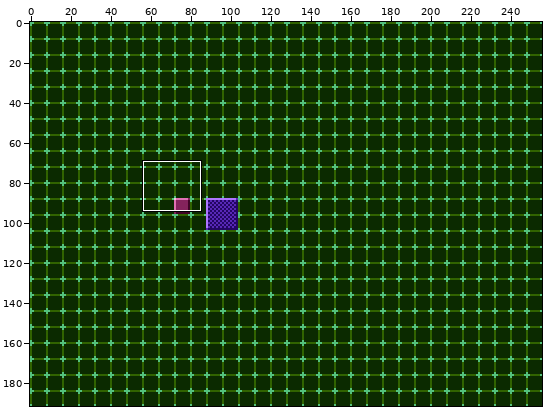
File history of a pixel-art file, _dev/art/test_pattern_01.aseprite. Above: a wide view before the commit, with the close-up outlined.
Close-up. Earlier state:
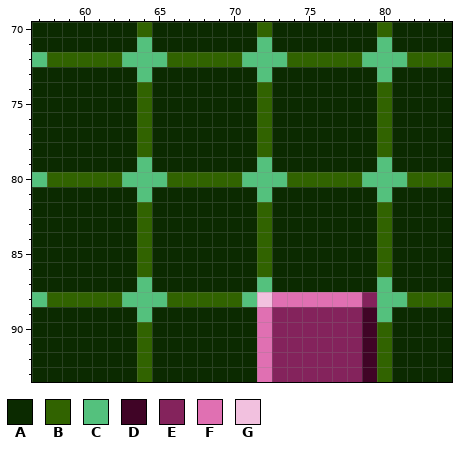
256x192 pixels, 1 frame. Shown: x 57..84, y 70..93.
Palette (. is transparent): A #0b2a00  B #316300  C #54c17d  D #400426  E #84235c  F #e070b2  G #f2c1df
Pixels before, first column x 57:
70 AAAAAAABAAAAAAABAAAAAAABAAAA
71 AAAAAAACAAAAAAACAAAAAAACAAAA
72 CBBBBBCCCBBBBBCCCBBBBBCCCBBB
73 AAAAAAACAAAAAAACAAAAAAACAAAA
74 AAAAAAABAAAAAAABAAAAAAABAAAA
75 AAAAAAABAAAAAAABAAAAAAABAAAA
76 AAAAAAABAAAAAAABAAAAAAABAAAA
77 AAAAAAABAAAAAAABAAAAAAABAAAA
78 AAAAAAABAAAAAAABAAAAAAABAAAA
79 AAAAAAACAAAAAAACAAAAAAACAAAA
80 CBBBBBCCCBBBBBCCCBBBBBCCCBBB
81 AAAAAAACAAAAAAACAAAAAAACAAAA
82 AAAAAAABAAAAAAABAAAAAAABAAAA
83 AAAAAAABAAAAAAABAAAAAAABAAAA
84 AAAAAAABAAAAAAABAAAAAAABAAAA
85 AAAAAAABAAAAAAABAAAAAAABAAAA
86 AAAAAAABAAAAAAABAAAAAAABAAAA
87 AAAAAAACAAAAAAACAAAAAAACAAAA
88 CBBBBBCCCBBBBBCGFFFFFFECCBBB
89 AAAAAAACAAAAAAAFEEEEEEDCAAAA
90 AAAAAAABAAAAAAAFEEEEEEDBAAAA
91 AAAAAAABAAAAAAAFEEEEEEDBAAAA
92 AAAAAAABAAAAAAAFEEEEEEDBAAAA
93 AAAAAAABAAAAAAAFEEEEEEDBAAAA
New version:
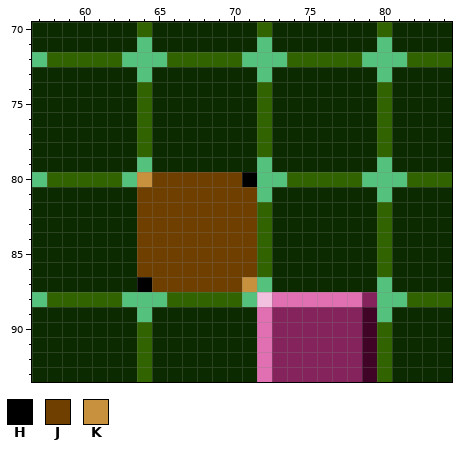
Colours new in this view: H #000000  J #6f3f00  K #c8913e
Change:
Colour C becomes colour H in row 80 at x 71; in row 87 at x 64.
Colour A becomes colour J in rows 81 to 86 at x 65 to 71; in row 87 at x 65 to 70.
Colour B becomes colour J in row 80 at x 66 to 70; in rows 82 to 86 at x 64.
Colour C becomes colour J in row 80 at x 65; in row 81 at x 64.
Colour A becomes colour K in row 87 at x 71.
Colour C becomes colour K in row 80 at x 64.
Boxes around the changes in both close-ups, in picture pixels (x1, y1, x2, y2):
changed: (137, 172, 257, 292)
